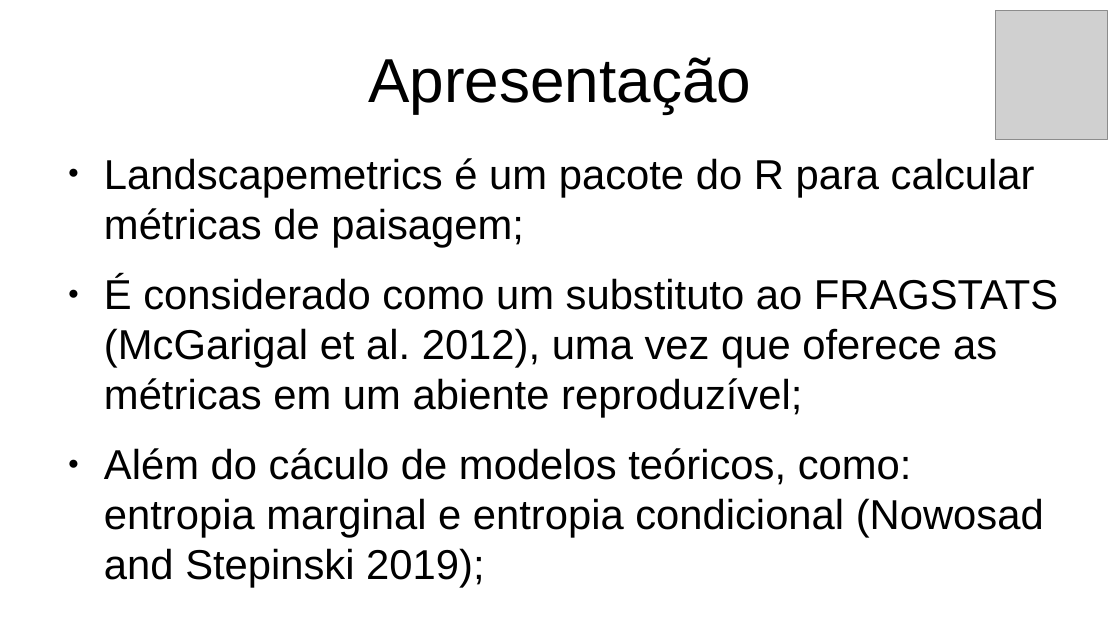
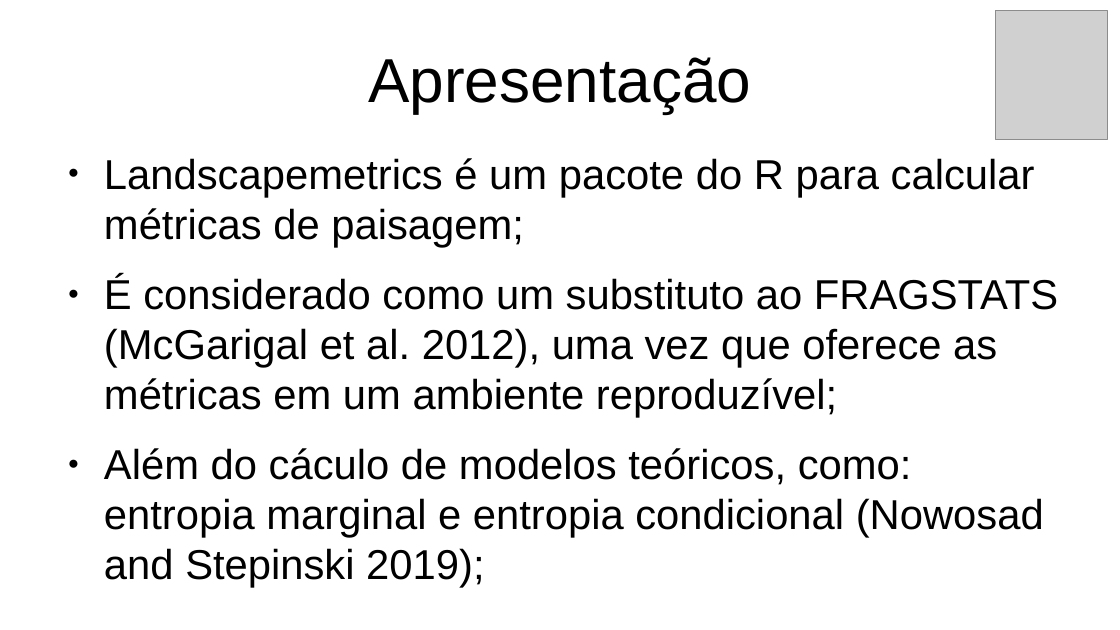
Before and after one commit to mauriciovancine/r-live-geocast-landscapemetrics, a slide deck: slide 2 of apresentacao/Metricas_de_paisagem.odp. Drawn at 1120x630 pixels with LibreOffice and Linux fonts; fonts in the diff are those of the drawing; grey boxes stand for pictures. Boxes give left, top, right and bottom in pixels: in the first picture for what was removed or moved away, otherwise in the second. Text is boxed around its words. In the diff, an @@ line names an element or a change of style, - is before the commit and + after.

```diff
--- a/apresentacao/Metricas_de_paisagem.odp
+++ b/apresentacao/Metricas_de_paisagem.odp
@@ text at (104, 276, 1058, 418): text changed @@
-● É considerado como um substituto ao FRAGSTATS (McGarigal et al. 2012), uma vez que oferece as métricas em um abiente reproduzível;
+● É considerado como um substituto ao FRAGSTATS (McGarigal et al. 2012), uma vez que oferece as métricas em um ambiente reproduzível;
```
Also in this commit, not shown: 16 other files.
